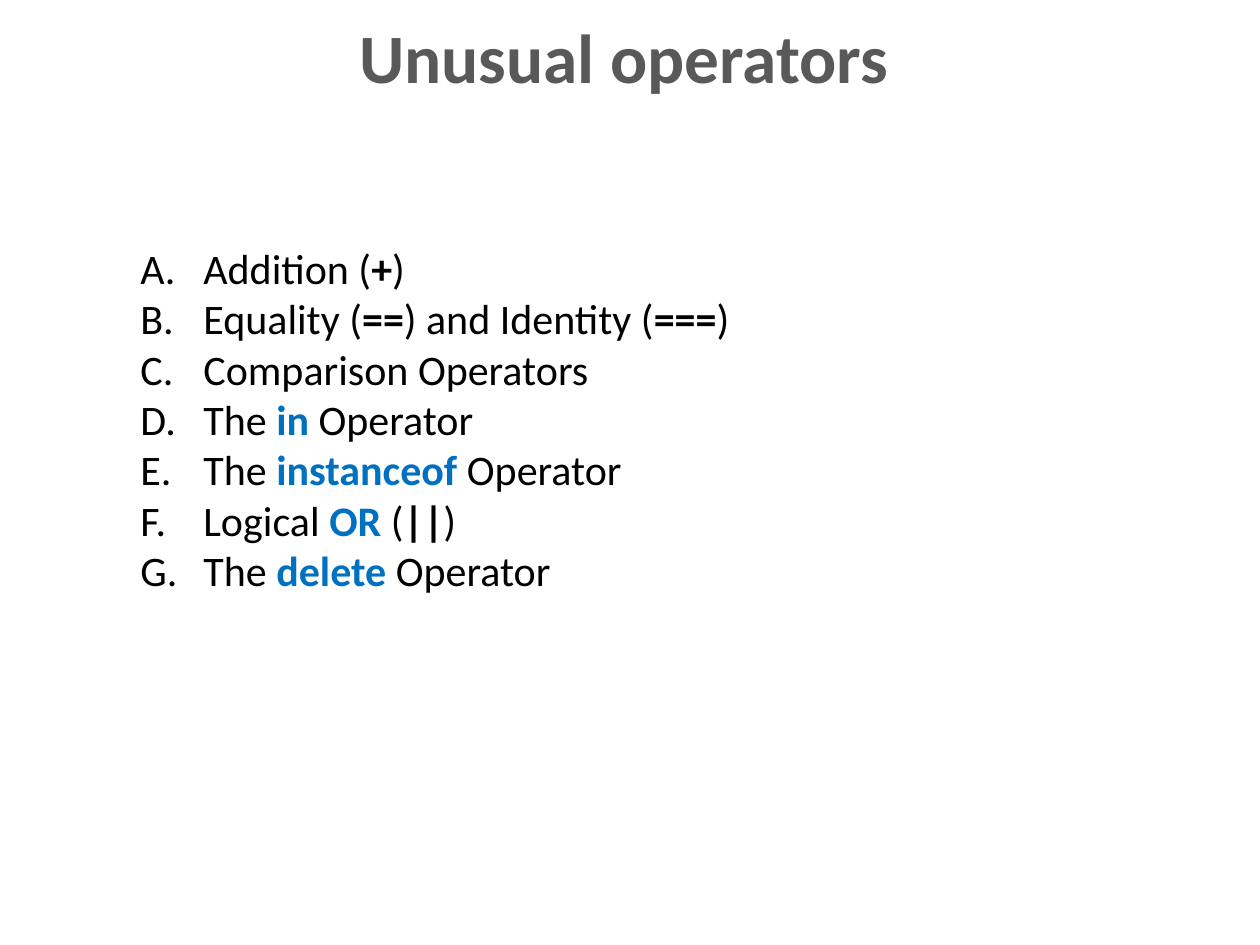
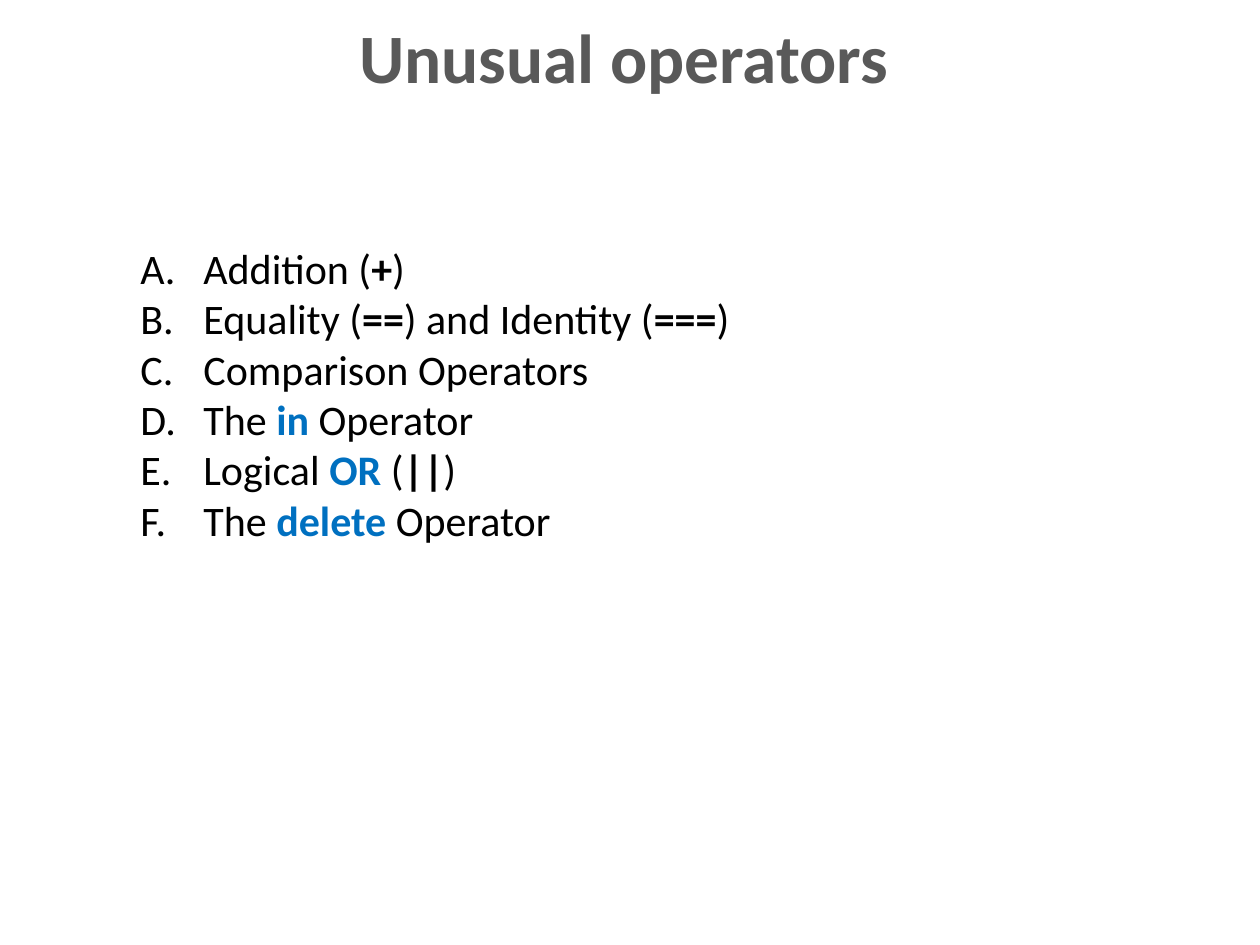
Before and after one commit to dzmitry-varabei/front-end-course, a slide deck: slide 9 of js-data-types/Data_types.pptx (slide 22 before the commit). Drawn at 1260x945 pixels with LibreOffice and Linux fonts; fonts in the diff are those of the drawing. Boxes give left, top, right and bottom in pixels: in the first picture for what was removed or moved away, otherwise in the second. Text is boxed around its words. In the diff, an @@ line names an element or a change of style, - is before the commit and + after.

```diff
--- a/js-data-types/Data_types.pptx
+++ b/js-data-types/Data_types.pptx
@@ text at (203, 455, 622, 492): paragraph removed @@
-E. The instanceof Operator
```
Also in this commit, not shown: 13 slides removed, 3 other files.
